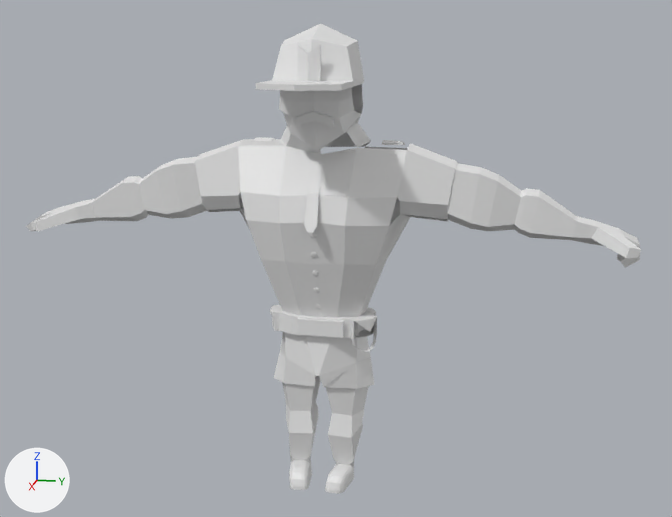
The FBX model Project Sem2/Assets/Prefabs/textpolice/PoliceUV.fbx as it was, and as the next commit left it.
One viewpoint serves both versions: a 50 mm lens placed at (18.45, 3.98, 9.74), pointed at (0.38, 0.37, 5.22). The lights are fixed; the arrows at lower left show +X, +Y and +Z. Where no turn or scale is listed for an object, it has been applied to the vertices. Vertices at the same position are counted once.
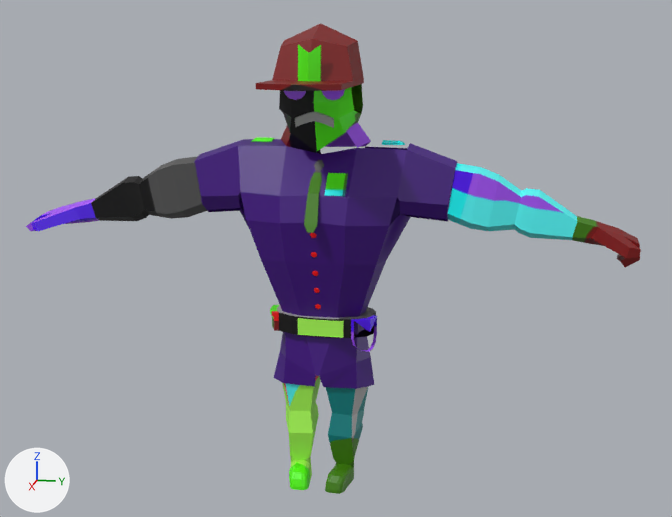
The newer file is also rescaled (x0.127), turned or shifted as a whole; pictures and numbers use the older file's frame.

Patch to the scene script:
```diff
--- a/Project Sem2/Assets/Prefabs/textpolice/PoliceUV.fbx.py
+++ b/Project Sem2/Assets/Prefabs/textpolice/PoliceUV.fbx.py
@@ img_texture_png @@
+img_texture_png = load_image('Texture.png', '../NewModule/Texture.png', 630, 630, 'sRGB')
@@ mat_material @@
+mat_material = principled_material('Material')
+mat_material.texture = img_texture_png
@@ me_cube_019 @@
 me_cube_019.from_pydata(...)  # 77 vertices, 52 faces; spans x -0.58..0.62, y -1.19..1.14, z -0.5..0.2
+me_cube_019.materials.append(mat_material)  # picture img_texture_png
@@ me_cube_011 @@
 me_cube_011.from_pydata(...)  # 588 vertices, 576 faces; spans x 0.42..0.92, y -0.07..0.08, z -4.58..-2.41
+me_cube_011.materials.append(mat_material)  # picture img_texture_png
@@ me_cube_018 @@
 me_cube_018.from_pydata(...)  # 28 vertices, 26 faces; spans x -0.526..0.43, y -0.132..0.132, z -0.779..0.529
+me_cube_018.materials.append(mat_material)  # picture img_texture_png
@@ me_cube_009 @@
 me_cube_009.from_pydata(...)  # 68 vertices, 40 faces; spans x -0.011..0.011, y -0.227..0.979, z -0.227..0.227
+me_cube_009.materials.append(mat_material)  # picture img_texture_png
@@ me_cube @@
 me_cube.from_pydata(...)  # 12 vertices, 10 faces; spans x -0.135..0.144, y -0.217..0.217, z -0.08..0.02
+me_cube.materials.append(mat_material)  # picture img_texture_png
@@ me_cube_020 @@
 me_cube_020.from_pydata(...)  # 56 vertices, 54 faces; spans x -0.07..0.062, y -0.378..0.378, z -0.175..0.138
+me_cube_020.materials.append(mat_material)  # picture img_texture_png
@@ me_cube_001 @@
 me_cube_001.from_pydata(...)  # 62 vertices, 60 faces; spans x -0.99..2.17, y -0.9..0.84, z -0.03..1.14
+me_cube_001.materials.append(mat_material)  # picture img_texture_png
@@ me_cube_013 @@
 me_cube_013.from_pydata(...)  # 8 vertices, 6 faces; spans x -0.179..0.179, y -0.204..0.204, z -0.202..0.202
+me_cube_013.materials.append(mat_material)  # picture img_texture_png
@@ me_cube_004 @@
 me_cube_004.from_pydata(...)  # 12 vertices, 10 faces; spans x -0.11..0.034, y -0.219..0.221, z -0.341..0.34
+me_cube_004.materials.append(mat_material)  # picture img_texture_png
@@ me_cube_002 @@
 me_cube_002.from_pydata(...)  # 12 vertices, 10 faces; spans x -0.144..0.135, y -0.217..0.217, z -0.08..0.02
+me_cube_002.materials.append(mat_material)  # picture img_texture_png
@@ me_cube_003 @@
 me_cube_003.from_pydata(...)  # 490 vertices, 425 faces; spans x -1.1..0.94, y -6.63..6.33, z -8.56..1.05
 # used by ob_cube; location = (0.0, 0.0, 8.72)
+# me_cube_003 part 1: texture (UV) coordinates of 95 of 425 faces, centred in x -0.92..0.87, y -2.71..2.71, z -6.34..-1.28, changed; they spanned u 0.02..0.99, v 0.01..0.95 and now span u 0.82..0.89, v 0.62..0.64
+me_cube_003.materials.append(mat_material)  # picture img_texture_png
```

Changed parts and their boxes (x1, y1, x2, y2) in the pictures (672 x 517 px):
'Cube', recoloured, surface changed (grey to purple)
    both: (26, 84, 641, 494)
'Cube.001', recoloured (white to brown)
    both: (256, 23, 364, 91)
'Cube.011', recoloured
    both: (270, 305, 377, 352)
'Cube.010', recoloured (white to green)
    both: (304, 160, 324, 233)
'Cube.004', recoloured (white to green)
    both: (298, 45, 321, 81)
'Cube.009', recoloured
    both: (324, 173, 348, 196)
'Cube.012', recoloured
    both: (295, 112, 334, 128)
'Cube.005', recoloured (grey to purple)
    both: (284, 89, 345, 100)
'Cube.008', recoloured
    both: (310, 233, 321, 309)
'Cube.002', recoloured
    both: (382, 140, 405, 145)
'Cube.003', recoloured
    both: (251, 137, 275, 142)
part 1 of me_cube_003, surface changed (grey to purple)
    both: (195, 139, 457, 389)
